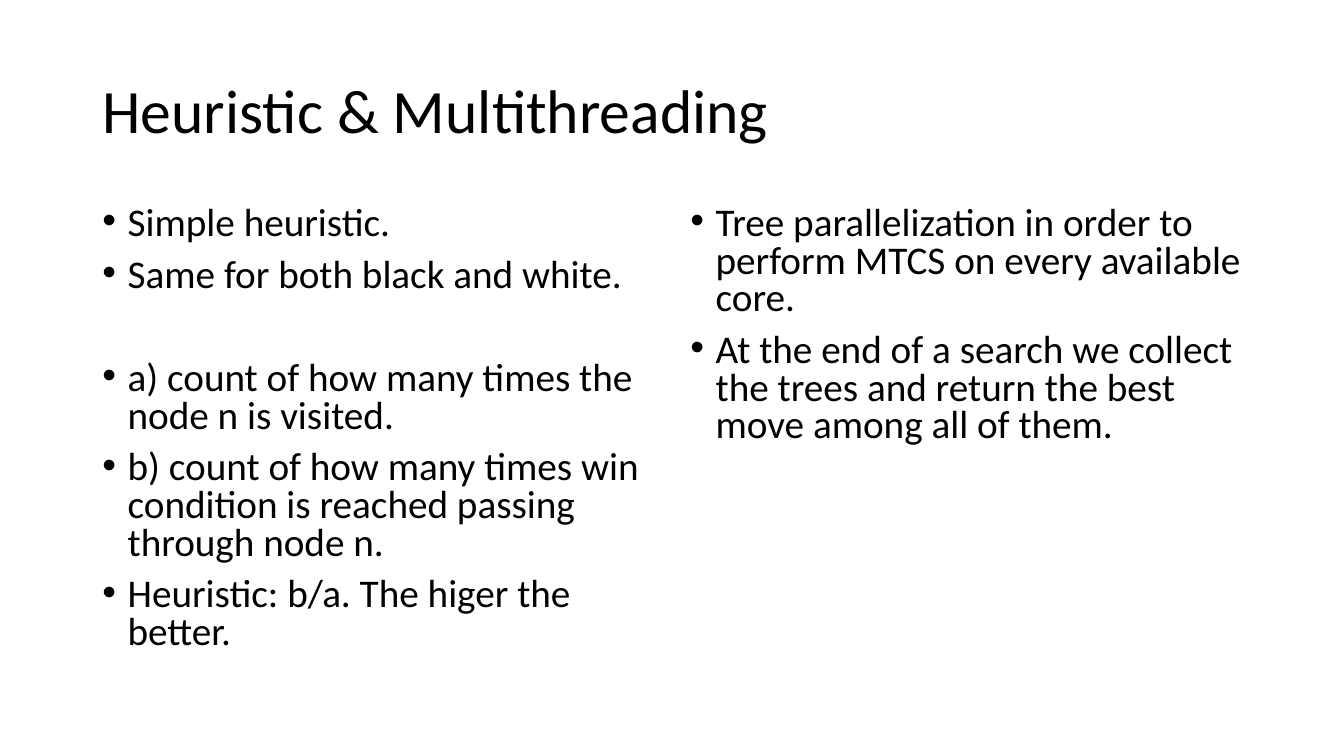
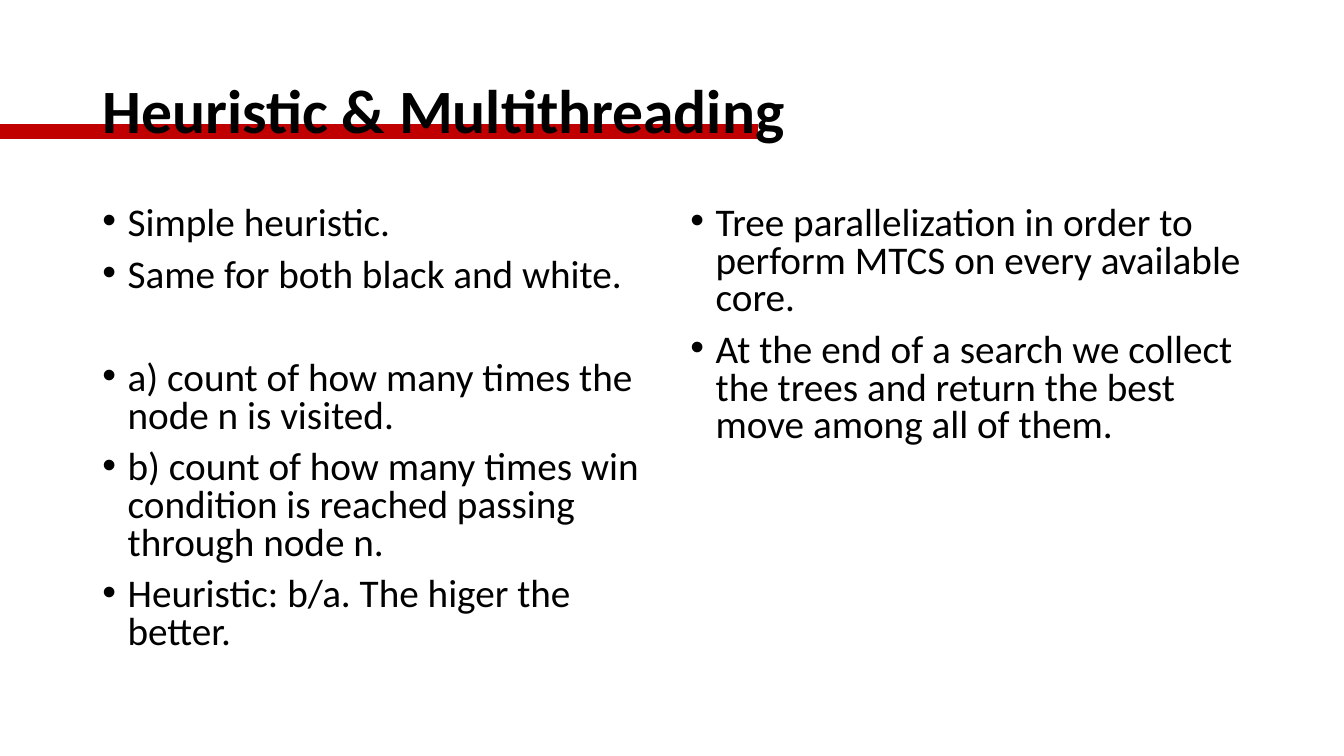
Before and after one commit to mazzo98/Tablut, a slide deck: slide 6 of TeamAngio - Tablut.pptx. Drawn at 1344x756 pixels with LibreOffice and Linux fonts; fonts in the diff are those of the drawing. Boxes give left, top, right and bottom in pixels: in the first picture for what was removed or moved away, otherwise in the second. Text is boxed around its words. In the diff, an @@ line names an element or a change of style, - is before the commit and + after.

```diff
--- a/TeamAngio - Tablut.pptx
+++ b/TeamAngio - Tablut.pptx
@@ title "Heuristic & Multithreading" at bbox=[102, 89, 784, 144]: bold on @@
@@ rectangle added at bbox=[0, 125, 757, 138], fill #C00000, outline #C00000 1 pt @@
```
Also in this commit, not shown: 6 other slides changed.
